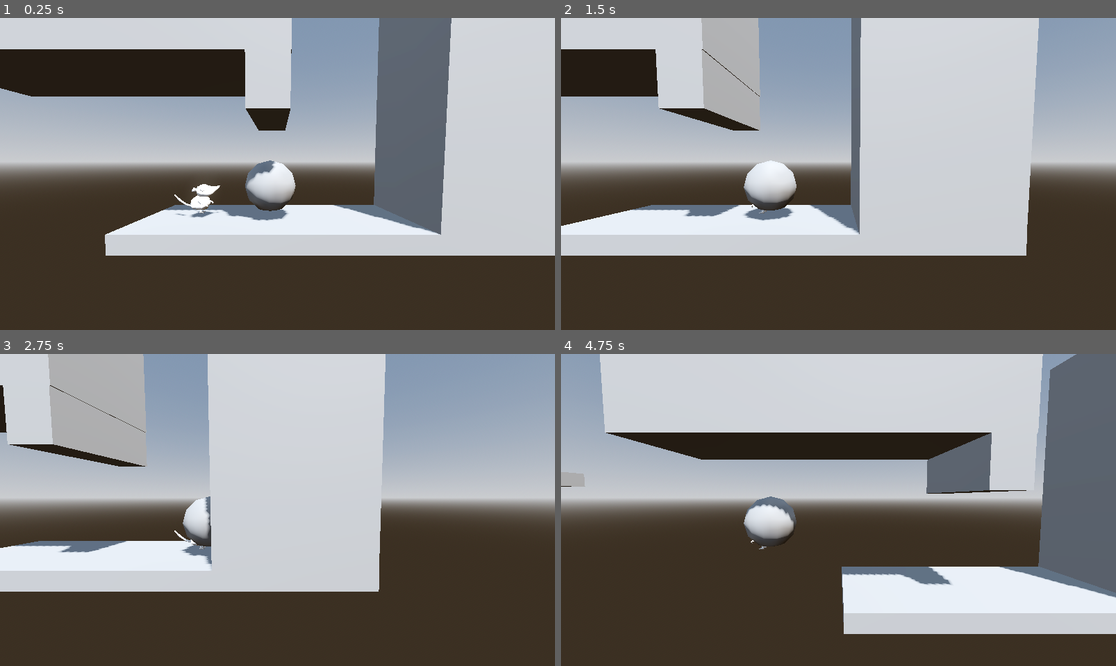
Above: before the commit, frames 1-4 (two rows, left to right).
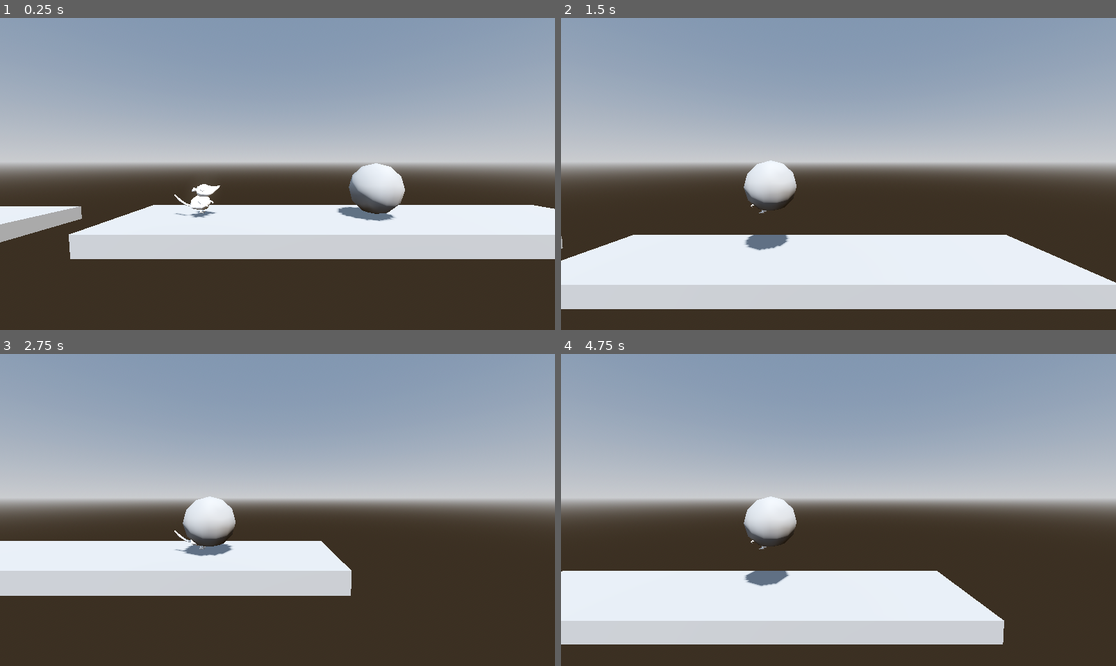
Above: after the commit, the same moments.

Repository: tomas-heredia/GGJ-2026
Game: Godot game, scene res://Scenes/Level/level_1.tscn
The game is run twice, just before and just after one commit, with the same random seed, the same clock (stepped at 60 frames per second) and the same inputs. This scene is started directly instead of the project's main scene.
Inputs:
- Up to frame 1 (0.25 s): no input
- Up to frame 2 (1.5 s): tap Enter at 0.5 s; hold D (move_right) 0.53-1.28 s; tap Q (Phase, bound only after the commit) at 0.6 s; tap Space (jump) at 0.77 s; hold A (move_left) from 1.28 s (still down); tap E (interact) at 1.35 s
- Up to frame 3 (2.75 s): tap Space (jump) at 1.52 s; tap Q (Phase, bound only after the commit) at 1.55, 2.3 s; release A (move_left) at 2.03 s; hold D (move_right) from 2.03 s (still down); hold Shift (sprint) from 2.03 s (still down)
- Up to frame 4 (4.75 s): release Shift (sprint) at 2.78 s; tap Q (Phase, bound only after the commit) at 2.85, 3.6, 4.55 s; tap Space (jump) at 3.02, 3.77, 4.52 s; release D (move_right) at 3.53 s; hold A (move_left) from 3.53 s (still down); tap E (interact) at 4.35 s

The runs differ from the first frame. In frame 1, 39% of the frame differs, in the area x 0-100%, y 0-78%; in frame 2, 57%, in the area x 0-100%, y 0-94%; in frame 3, 28%; in frame 4, 56%.

Commit message:
phase mask done

Diff:
--- a/global-gameam-2026/Scenes/Level/level_1.tscn
+++ b/global-gameam-2026/Scenes/Level/level_1.tscn
@@ -91,7 +91,7 @@
 curve = SubResource("Curve3D_uoico")
 
 [node name="CharacterBody3D" parent="." instance=ExtResource("2_m5hwo")]
-transform = Transform3D(1, 0, 0, 0, 1, 0, 0, 0, 1, 124.7058, 2.5321064, 0)
+transform = Transform3D(1, 0, 0, 0, 1, 0, 0, 0, 1, 170.26355, 7.6808033, 0)
 
 [node name="Zone2" type="Node3D" parent="."]
 
@@ -155,8 +155,8 @@
 worn_mask = 1
 
 [node name="Mask2" parent="Zone2" instance=ExtResource("4_wtlyx")]
-transform = Transform3D(1, 0, 0, 0, 1, 0, 0, 0, 1, 126.05617, 2.8403416, 0.02801323)
-worn_mask = 2
+transform = Transform3D(1, 0, 0, 0, 1, 0, 0, 0, 1, 173.66579, 8.166622, 0.02801323)
+worn_mask = 3
 
 [node name="Zone3" type="Node3D" parent="."]
 
--- a/global-gameam-2026/Scripts/mask.gd
+++ b/global-gameam-2026/Scripts/mask.gd
@@ -6,6 +6,7 @@
 	NONE,
 	DOUBLE_JUMP,      # Horizontal boost
 	WALL_BOUNCE,      # Temporary platforms from jumps
+	PHASE,
 }
 
 @export var worn_mask: MaskPower = MaskPower.NONE
--- a/global-gameam-2026/Scripts/player.gd
+++ b/global-gameam-2026/Scripts/player.gd
@@ -1,5 +1,5 @@
 extends CharacterBody3D
-
+signal Change
 @export var walk_speed := 5.0
 @export var sprint_speed := 9.0
 var current_direction: float = 0.0
@@ -14,6 +14,7 @@
 # Ability flags (driven by the equipped mask)
 @export var mask_double_jump := false
 @export var mask_wall_bounce := false
+@export var mask_phase := false
 @export var gravity: float = ProjectSettings.get_setting("physics/3d/default_gravity")
 @onready var face_socket: Node3D = $Marker3D
 @onready var mesh: Node3D = $MeshInstance3D
@@ -85,6 +86,10 @@
 	velocity.z = 0.0
 	move_and_slide()
 
+	if Input.is_action_just_pressed("Phase") and mask_phase:
+
+		emit_signal("Change")
+
 
 # MASK MECHANICS
 func _process(_delta: float) -> void:
@@ -97,6 +102,7 @@
 func clear_mask_powers() -> void:
 	mask_double_jump = false
 	mask_wall_bounce = false
+	mask_phase = false
 
 func apply_mask_power(power: int) -> void:
 	clear_mask_powers()
@@ -111,6 +117,8 @@
 			mask_double_jump = true
 		2: # WALL_BOUNCE (using this to enable wall slide/jump mechanics)
 			mask_wall_bounce = true
+		3:
+			mask_phase = true
 		_:
 			pass
 
--- a/global-gameam-2026/project.godot
+++ b/global-gameam-2026/project.godot
@@ -66,6 +66,11 @@
 "events": [Object(InputEventKey,"resource_local_to_scene":false,"resource_name":"","device":-1,"window_id":0,"alt_press …(192 unchanged characters)…
 ]
 }
+Phase={
+"deadzone": 0.2,
+"events": [Object(InputEventKey,"resource_local_to_scene":false,"resource_name":"","device":-1,"window_id":0,"alt_pressed":false,"shift_pressed":false,"ctrl_pressed":false,"meta_pressed":false,"pressed":false,"keycode":0,"physical_keycode":81,"key_label":0,"unicode":113,"location":0,"echo":false,"script":null)
+]
+}
 
 [physics]
 
